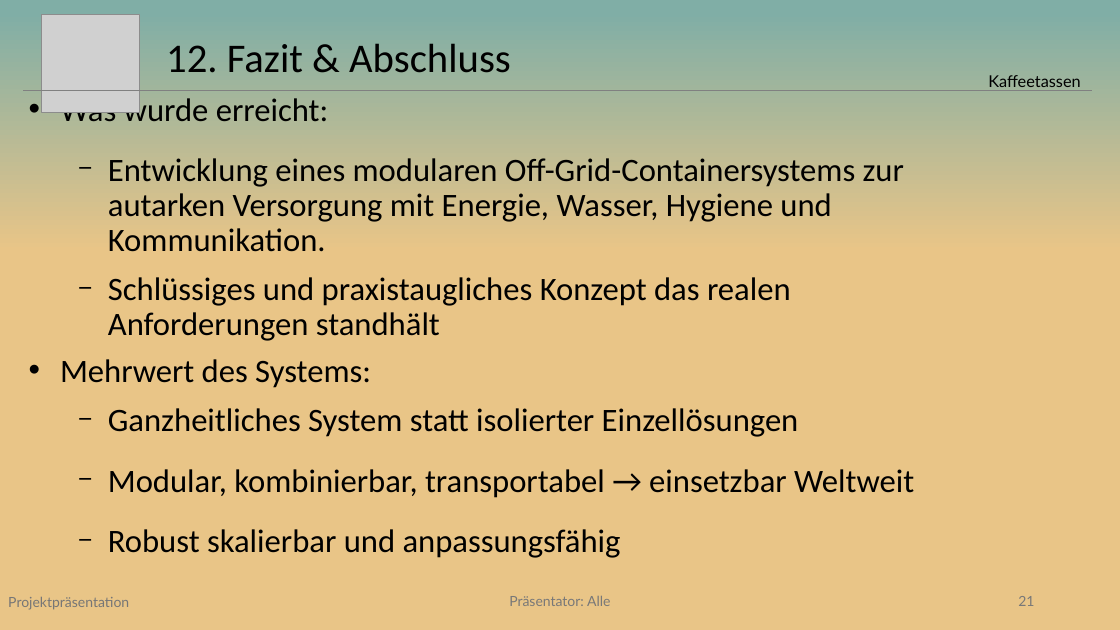
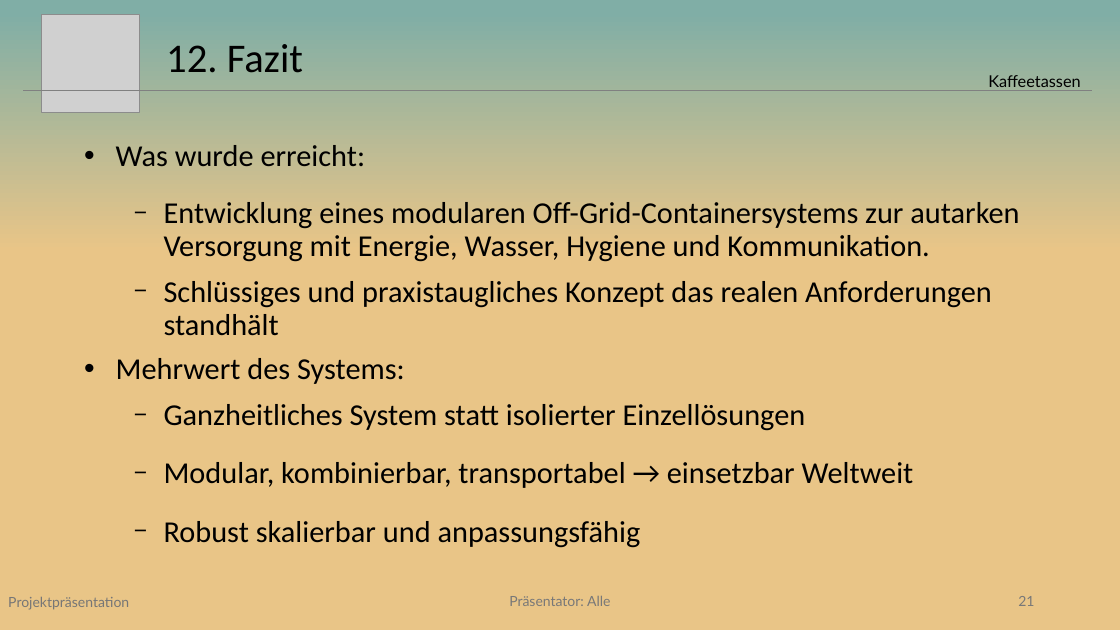
Before and after one commit to Beatlex/KaffeeContainer, a slide deck: slide 21 of Projektpräsentation/Powerpoint/Projektpräsentation V3l.pptx. Drawn at 1120x630 pixels with LibreOffice and Linux fonts; fonts in the diff are those of the drawing; grey boxes stand for pictures. Boxes give left, top, right and bottom in pixels: in the first picture for what was removed or moved away, otherwise in the second. Text is boxed around its words. In the diff, an @@ line names an element or a change of style, - is before the commit and + after.

```diff
--- a/Projektpräsentation/Powerpoint/Projektpräsentation V3l.pptx
+++ b/Projektpräsentation/Powerpoint/Projektpräsentation V3l.pptx
@@ title at [166, 44, 303, 73]: text changed @@
-12. Fazit & Abschluss
+12. Fazit
@@ text "Was wurde erreicht:": place and size @@
-text "Was wurde erreicht:" at [60, 94, 914, 498]
+text "Was wurde erreicht:" at [116, 145, 1019, 488]
@@ text "Was wurde erreicht:" at [116, 145, 1019, 488]: size 28 to 26 pt @@
```
Also in this commit, not shown: 1 other slide changed.
